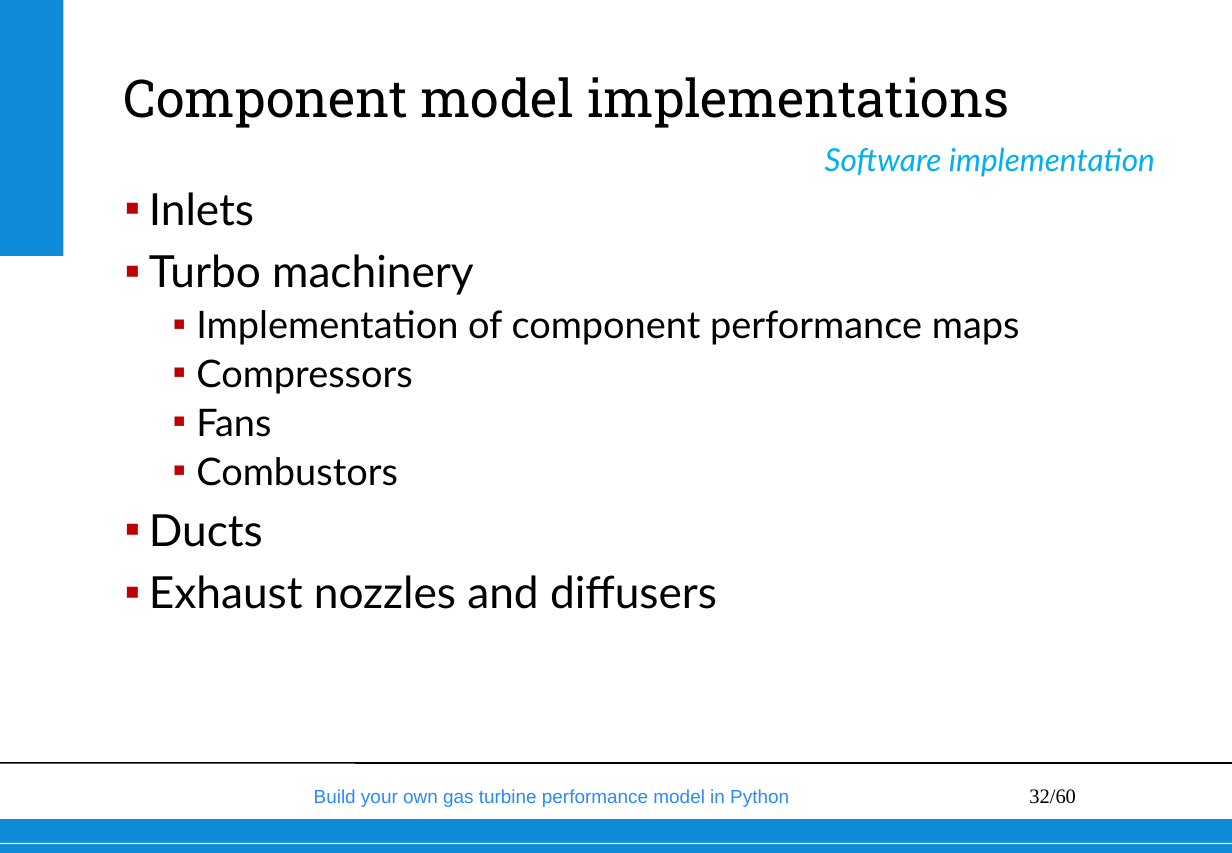
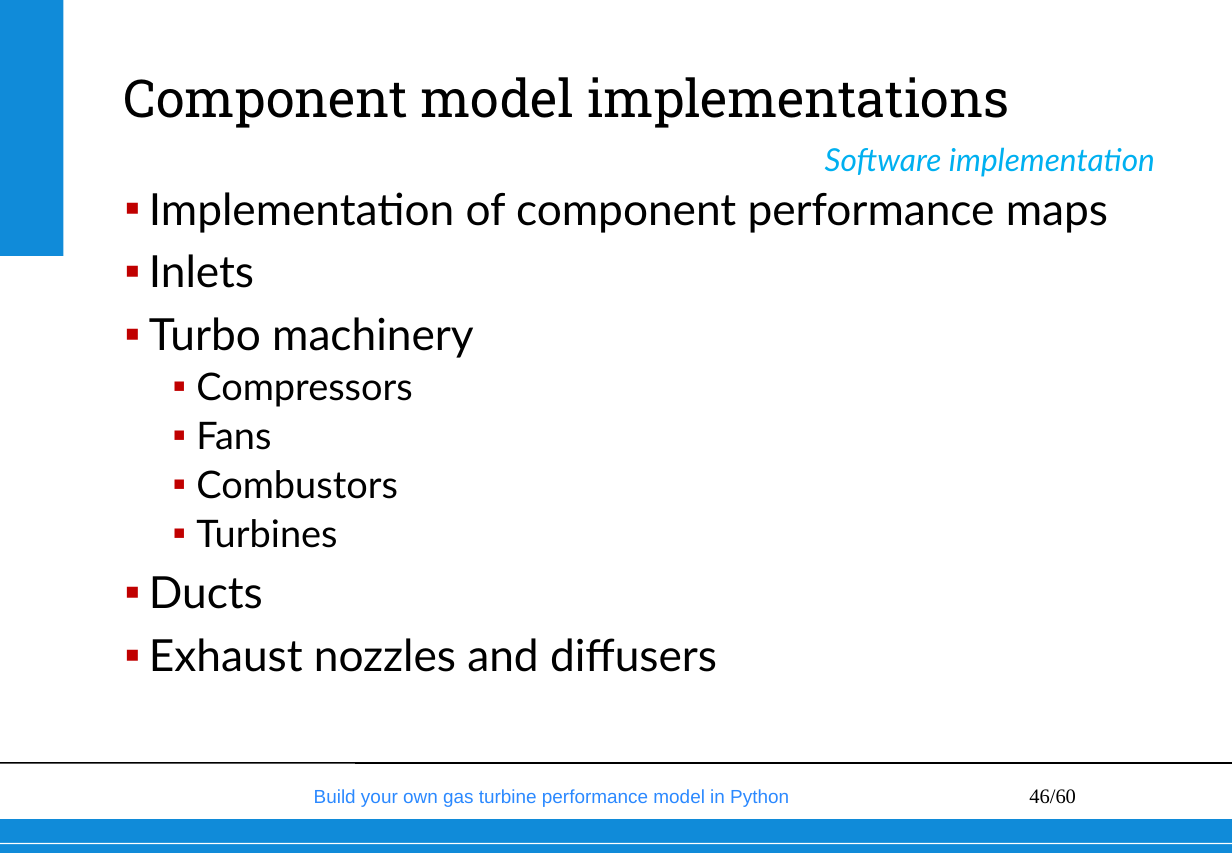
Before and after one commit to wvisser1958/GSPy, a slide deck: slide 46 of doc/Build your own gas turbine performance model from scratch.pptx (slide 32 before the commit). Drawn at 1232x853 pixels with LibreOffice and Linux fonts; fonts in the diff are those of the drawing; background and template pictures are left out. Boxes give left, top, right and bottom in pixels: in the first picture for what was removed or moved away, otherwise in the second. Text is boxed around its words. In the diff, an @@ line names an element or a change of style, - is before the commit and + after.

Commit message:
more slides

```diff
--- a/doc/Build your own gas turbine performance model from scratch.pptx
+++ b/doc/Build your own gas turbine performance model from scratch.pptx
@@ text at <box>149,192,1108,233</box>: paragraph added @@
+▪ Implementation of component performance maps
@@ text at <box>196,310,1020,345</box>: paragraph removed @@
-  ▪ Implementation of component performance maps
@@ text at <box>196,519,337,548</box>: paragraph added @@
+  ▪ Turbines
@@ page number at <box>1029,789,1076,804</box>: text changed @@
-32/60
+46/60
```
Also in this commit, not shown: 12 other slides changed, 8 slides added, 29 slides removed.
